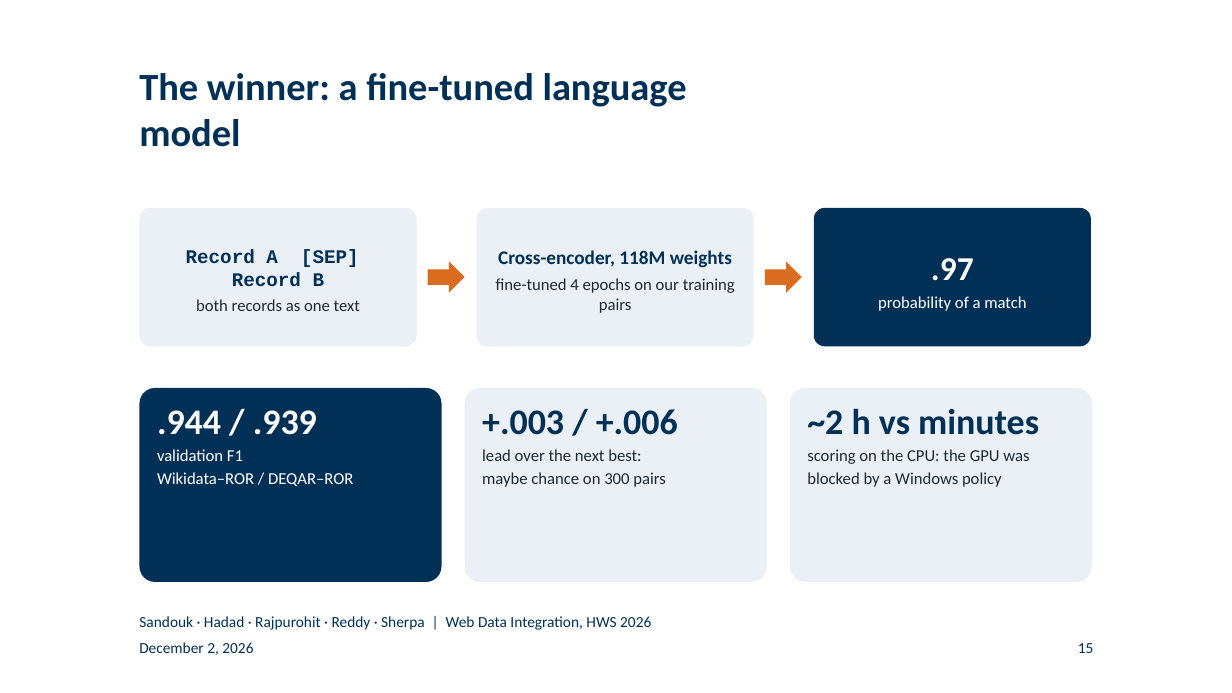
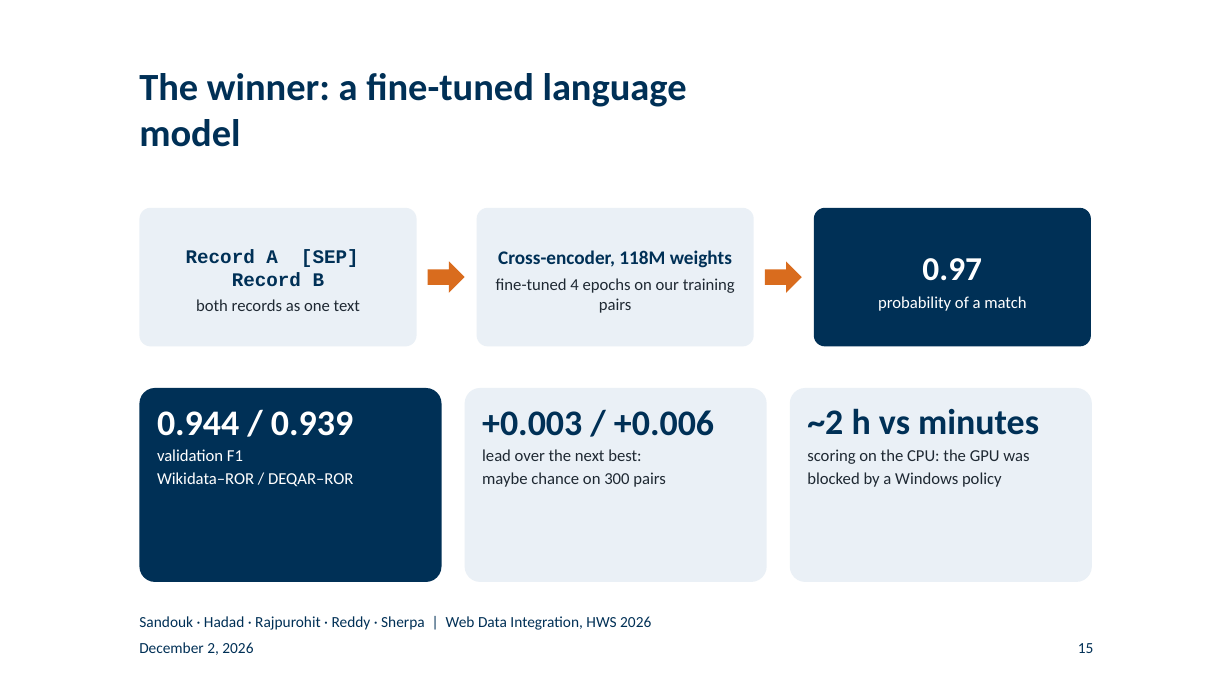
Before and after one commit to BlackSamuron0305/Web-Data-Integration-Project-HWS2026, a slide deck: slide 15 of submission/final-presentation/final_presentation.pptx. Drawn at 1232x693 pixels with LibreOffice and Linux fonts; fonts in the diff are those of the drawing; background and template pictures are left out. Boxes give left, top, right and bottom in pixels: in the first picture for what was removed or moved away, otherwise in the second. Text is boxed around its words. In the diff, an @@ line names an element or a change of style, - is before the commit and + after.

```diff
--- a/submission/final-presentation/final_presentation.pptx
+++ b/submission/final-presentation/final_presentation.pptx
@@ text at box(922, 258, 982, 281): text changed @@
-.97
+0.97
@@ text at box(157, 411, 353, 436): text changed @@
-.944 / .939
+0.944 / 0.939
@@ text at box(482, 410, 714, 436): text changed @@
-+.003 / +.006
++0.003 / +0.006
```
Also in this commit, not shown: 8 other slides changed, 3 other files.
